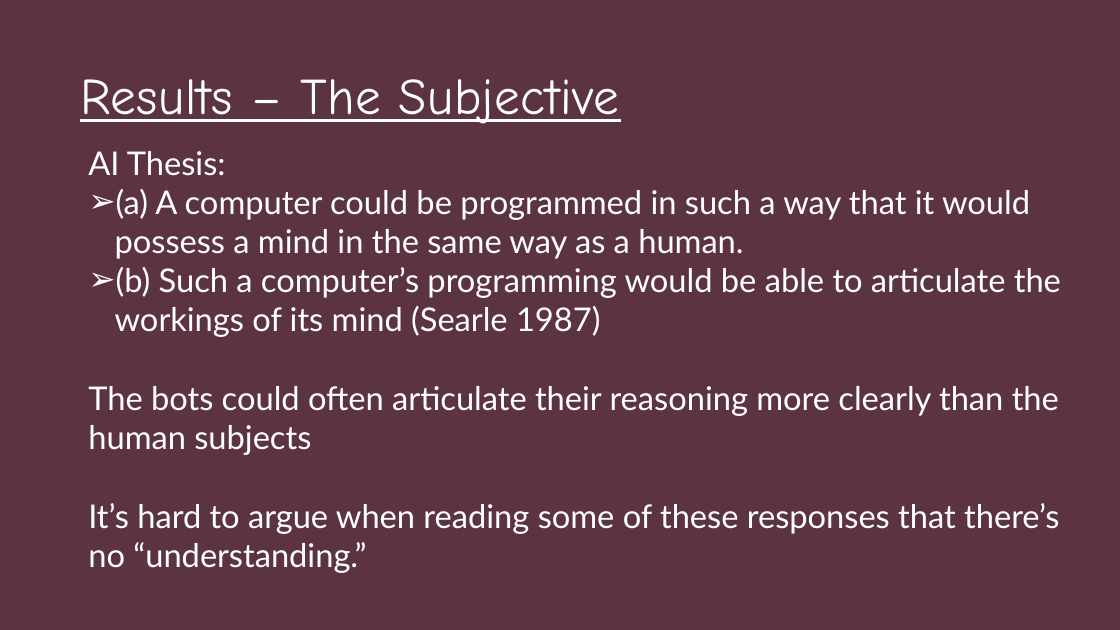
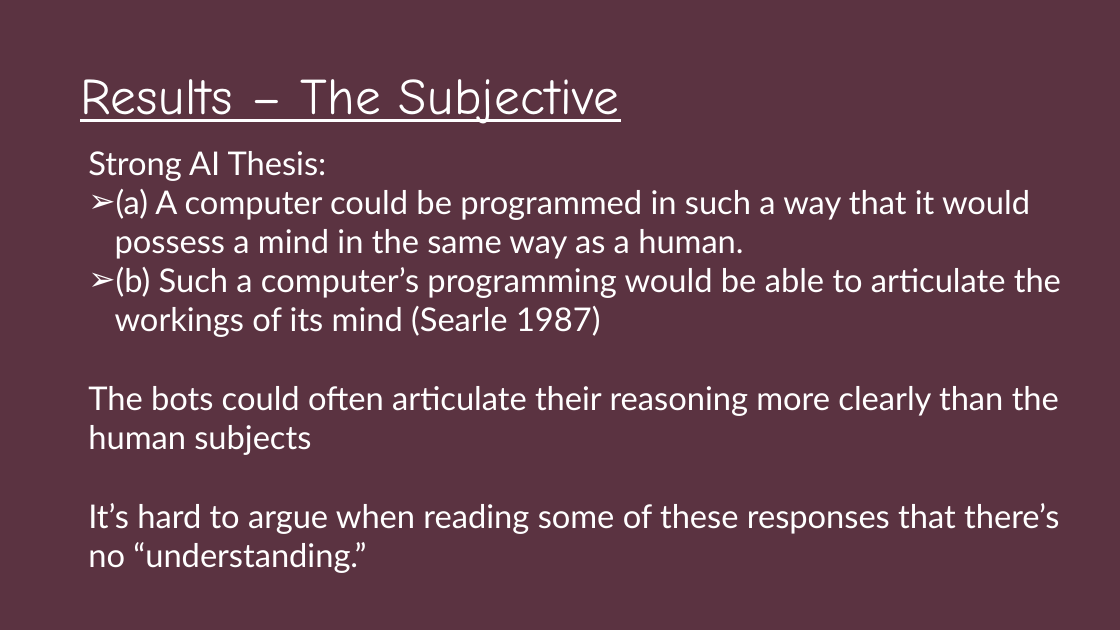
Before and after one commit to nickspeelman/CRA_bot, a slide deck: slide 27 of Causing Confusion in The Chinese Room.pptx. Drawn at 1120x630 pixels with LibreOffice and Linux fonts; fonts in the diff are those of the drawing. Boxes give left, top, right and bottom in pixels: in the first picture for what was removed or moved away, otherwise in the second. Text is boxed around its words. In the diff, an @@ line names an element or a change of style, - is before the commit and + after.

```diff
--- a/Causing Confusion in The Chinese Room.pptx
+++ b/Causing Confusion in The Chinese Room.pptx
@@ text at (88, 151, 327, 181): text changed @@
-AI Thesis:
+Strong AI Thesis:
```
Also in this commit, not shown: 5 other slides changed, 1 other file.
